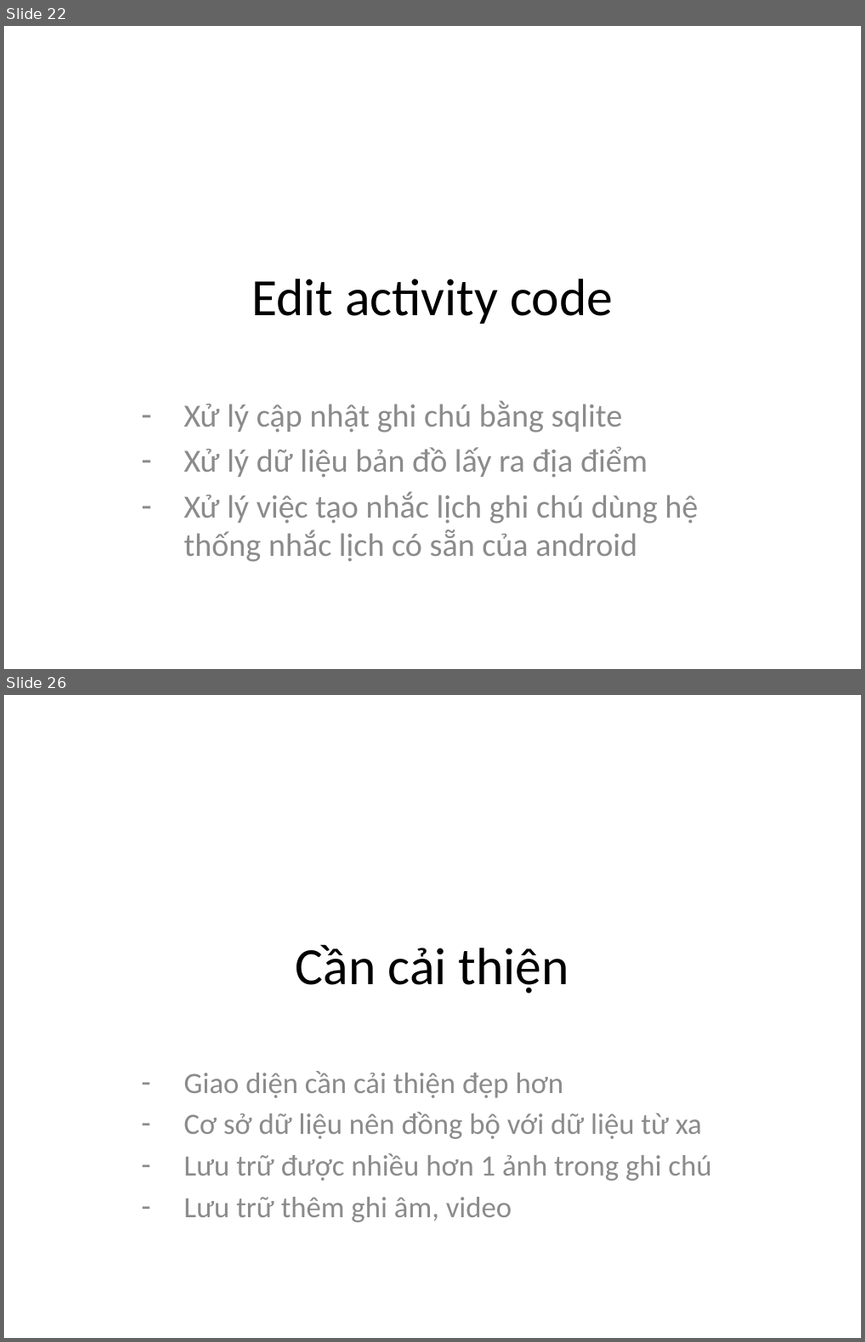
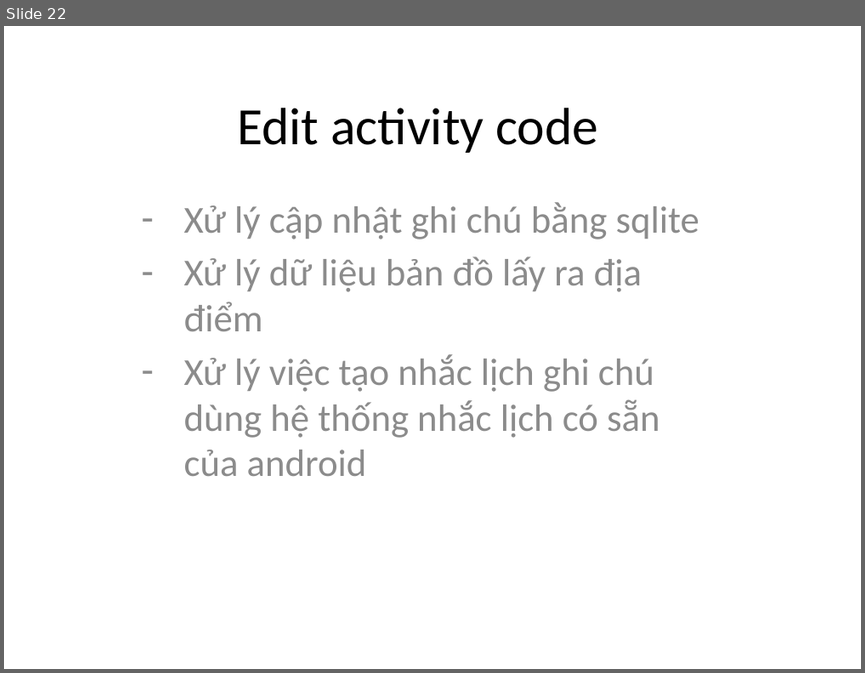
Before and after one commit to phamtuanchip/android, a slide deck: Mon Ky thuat lap trinh.pptx. Shown one above the other, each under a label of ours: slides 22 and 26 before the commit, slide 22 after it; the slides between them are not shown. The pictures are 865x1342 and 865x673 pixels, drawn with LibreOffice and Linux fonts; fonts in the diff are those of the drawing. Boxes give left, top, right and bottom in pixels: in the first picture for what was removed or moved away, otherwise in the second. Text is boxed around its words. In the diff, an @@ line names an element or a change of style, - is before the commit and + after.

```diff
--- a/Mon Ky thuat lap trinh.pptx
+++ b/Mon Ky thuat lap trinh.pptx
@@ slide 26 removed at <box>4,695,861,1338</box>, background #FFFFFF @@
@@ title removed at <box>296,944,569,993</box> @@
-Cần cải thiện
@@ subtitle removed at <box>184,1071,711,1222</box> @@
-– Giao diện cần cải thiện đẹp hơn
-– Cơ sở dữ liệu nên đồng bộ với dữ liệu từ xa
-– Lưu trữ được nhiều hơn 1 ảnh trong ghi chú
-– Lưu trữ thêm ghi âm, video
@@ slide 22 changed as well @@
@@ title "Edit activity code": place and size @@
-title "Edit activity code" at <box>251,278,613,324</box>
+title "Edit activity code" at <box>237,108,598,153</box>
@@ subtitle "Xử lý cập nhật ghi ...": place and size @@
-subtitle "Xử lý cập nhật ghi ..." at <box>184,400,698,562</box>
+subtitle "Xử lý cập nhật ghi ..." at <box>184,202,699,476</box>
@@ subtitle "Xử lý cập nhật ghi ..." at <box>184,202,699,476</box>: size 27.2 to 32 pt @@
```
Also in this commit, not shown: 16 other slides changed, 7 slides added, 9 other slides removed, 1 other file.
